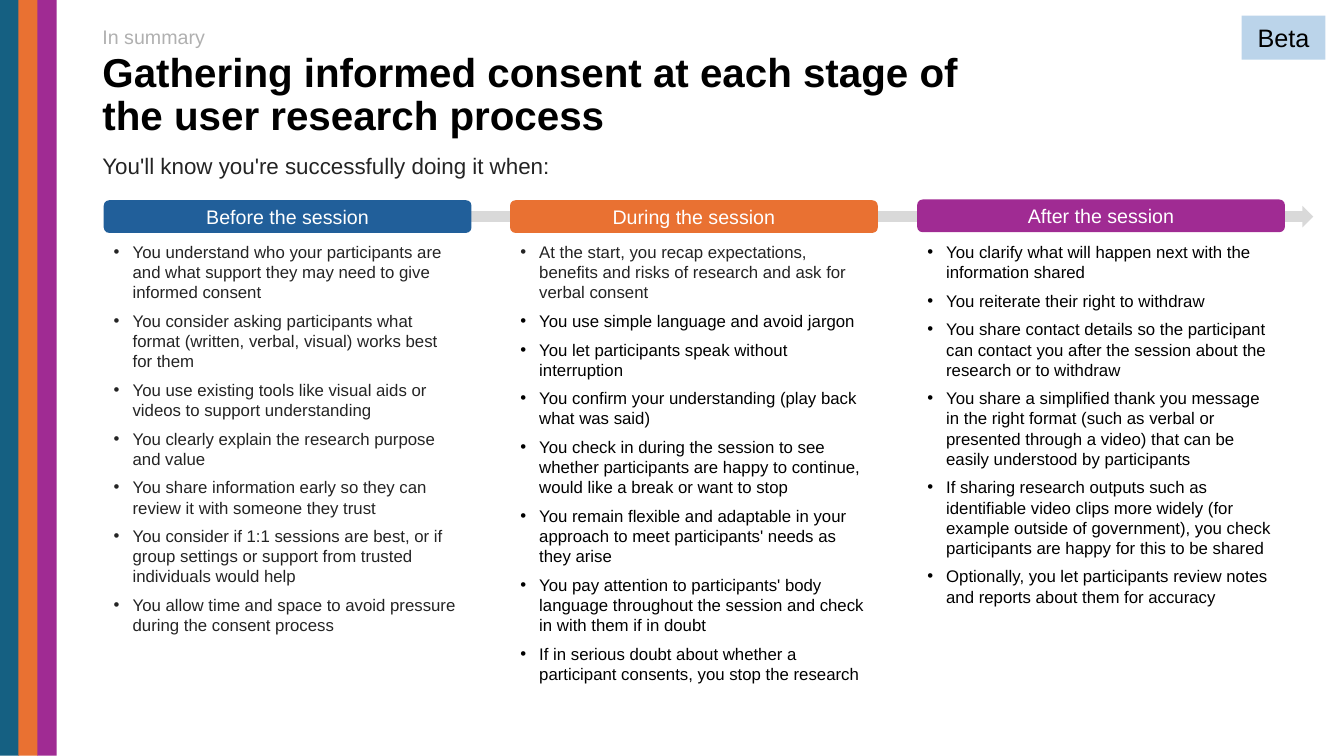
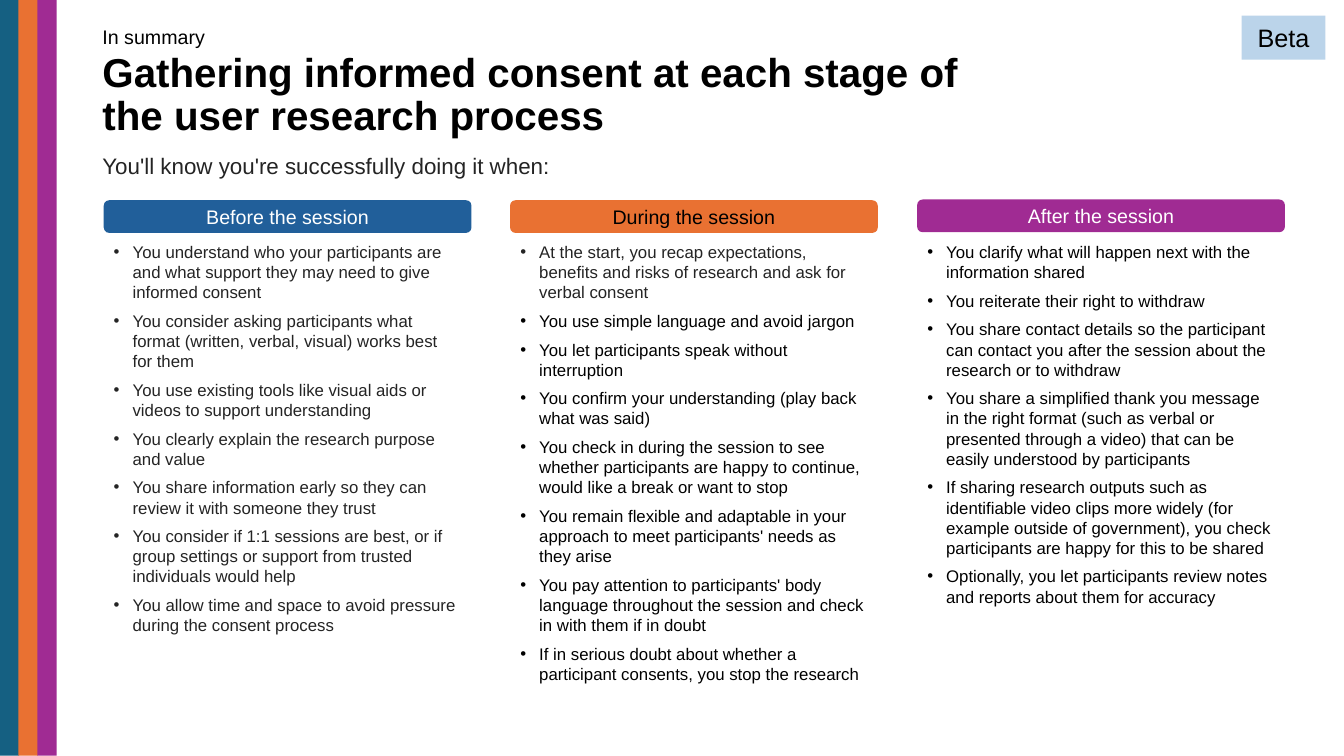
Before and after one commit to DFE-Digital/user-research-new-manual, a slide deck: slide 21 of app/assets/downloads/informed-consent-principles-beta-jun25.pptx. Drawn at 1344x756 pixels with LibreOffice and Linux fonts; fonts in the diff are those of the drawing. Boxes give left, top, right and bottom in pixels: in the first picture for what was removed or moved away, otherwise in the second. Text is boxed around its words. In the diff, an @@ line names an element or a change of style, - is before the commit and + after.

Commit message:
final informed consent ppt file added for blog post added

```diff
--- a/app/assets/downloads/informed-consent-principles-beta-jun25.pptx
+++ b/app/assets/downloads/informed-consent-principles-beta-jun25.pptx
@@ text "In summary" at bbox=[102, 30, 205, 48]: text colour #B0B0B0 to #000000 @@
@@ right arrow removed at bbox=[466, 206, 1314, 227] @@
@@ rounded rectangle "During the session" at bbox=[510, 201, 878, 233]: text colour #FFFFFF to #000000 @@
```
Also in this commit, not shown: 17 other slides changed, 1 other file.
